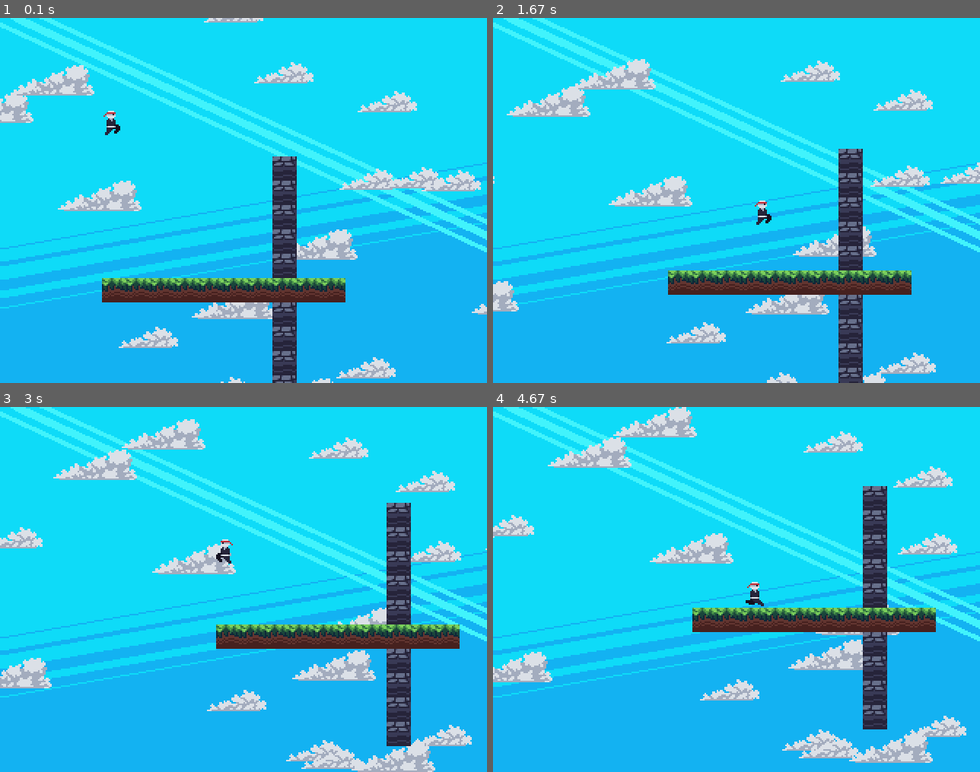
Above: before the commit, frames 1-4 (two rows, left to right).
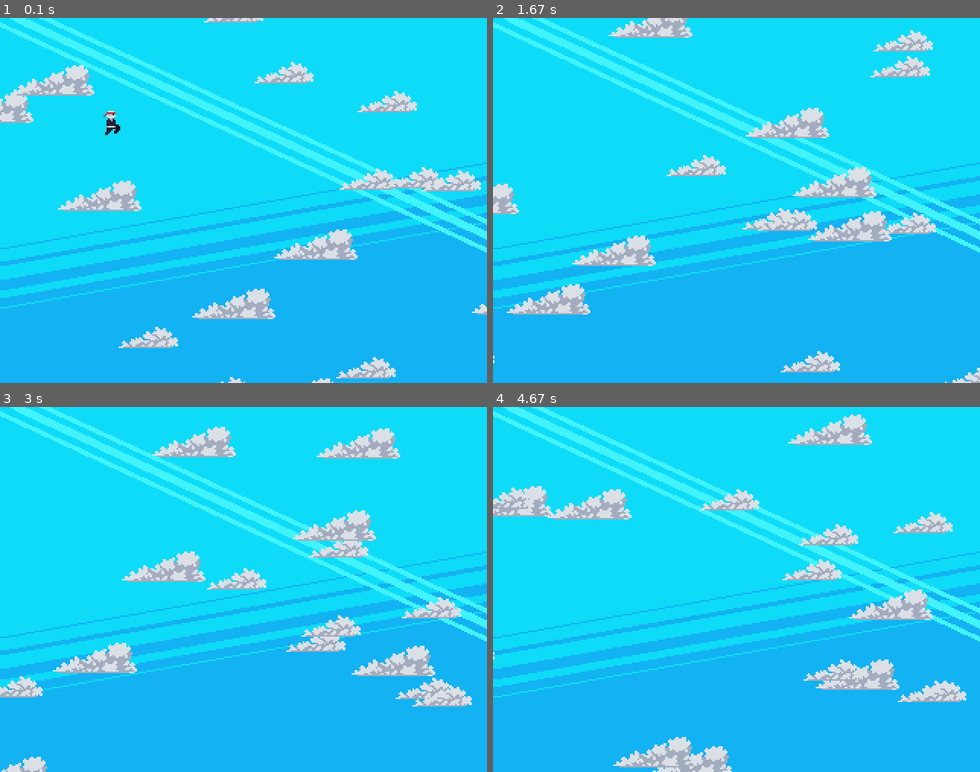
Above: after the commit, the same moments.

Repository: petesiharath/platformer_pygame
Game: pygame game, started from game.py
Two runs of this game, one before a commit and one after it. Both use one fixed random seed, a clock stepped at 60 frames per second and the inputs below.
Inputs:
- Up to frame 1 (0.1 s): no input
- Up to frame 2 (1.67 s): hold D 0.33-0.8 s; hold W 0.83-1.13 s; hold D 1.17-1.63 s
- Up to frame 3 (3 s): hold A 1.67-2.2 s; hold A 2.23-2.63 s; hold W from 2.67 s (still down)
- Up to frame 4 (4.67 s): release W at 3.03 s; hold D 3.07-3.7 s; hold A 3.73-4.2 s; hold D from 4.23 s (still down)

The runs differ from the first frame. In frame 1, 6.1% of the frame differs, in the area x 20-71%, y 37-100%; in frame 2, 20%; in frame 3, 20%; in frame 4, 21%, in the area x 0-98%, y 0-100%.

Commit message:
removed default tiles

Diff:
--- a/scripts/tilemap.py
+++ b/scripts/tilemap.py
@@ -12,10 +12,6 @@
         self.tile_size = tile_size
         self.tilemap = {}
         self.offgrid_tiles = []
-
-        for i in range(10):
-            self.tilemap[str(3 + i) + ";10"] = {"type": "grass", "variant": 1, "position": (3 + i, 10)}
-            self.tilemap["10;" + str(5 + i)] = {"type": "stone", "variant": 1, "position": (10, 5 + i)}
 
 
     def tiles_around(self, position):
